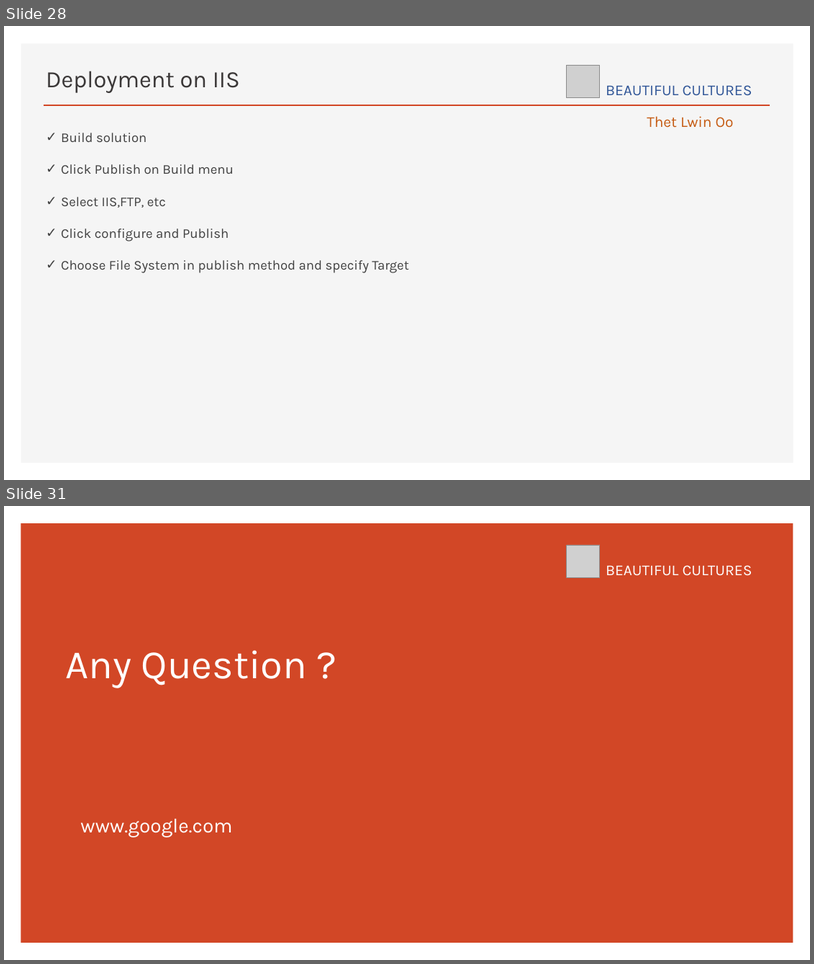
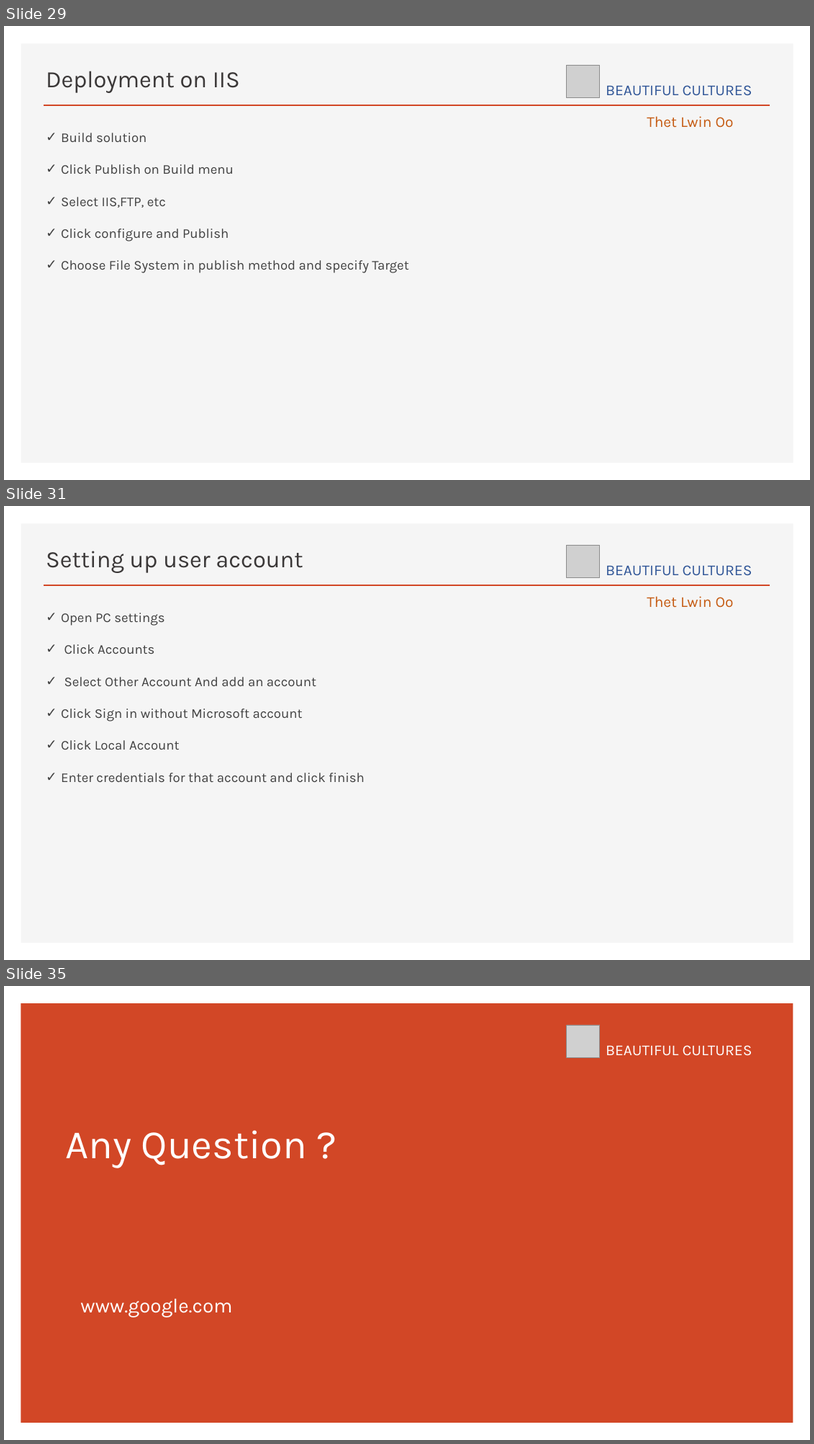
Before and after one commit to ThetLwinOoAam/AspNetMVCTPC1_Doc, a slide deck: AspDotNetMVC.pptx. Shown one above the other, each under a label of ours: slides 28 and 31 before the commit, slides 29, 31 and 35 after it; the slides between them are not shown. The pictures are 814x964 and 814x1444 pixels, drawn with LibreOffice and Linux fonts; fonts in the diff are those of the drawing; grey boxes stand for pictures. Boxes give left, top, right and bottom in pixels: in the first picture for what was removed or moved away, otherwise in the second. Text is boxed around its words. In the diff, an @@ line names an element or a change of style, - is before the commit and + after.

```diff
--- a/AspDotNetMVC.pptx
+++ b/AspDotNetMVC.pptx
@@ slide 31 added at <box>4,506,810,960</box>, background #FFFFFF; not listed: 2 template elements that a slide beside it also shows @@
@@ picture added at <box>567,545,600,578</box> @@
@@ title added at <box>46,551,303,573</box>, 28 pt, text #3B3838 @@
+Setting up user account
@@ text added at <box>606,565,753,576</box>, 18 pt, text #2F5597 @@
+BEAUTIFUL CULTURES
@@ text added at <box>61,613,365,782</box>, 16 pt, text #404040 @@
+✓ Open PC settings
+✓ Click Accounts
+✓ Select Other Account And add an account
+✓ Click Sign in without Microsoft account
+✓ Click Local Account
+✓ Enter credentials for that account and click finish
@@ text added at <box>647,596,734,608</box>, 18 pt, text #C55A11 @@
+Thet Lwin Oo
@@ what was slide 28 is now slide 29 @@
@@ what was slide 31 is now slide 35 @@
```
Also in this commit, not shown: 2 slides changed, 3 other slides added.
